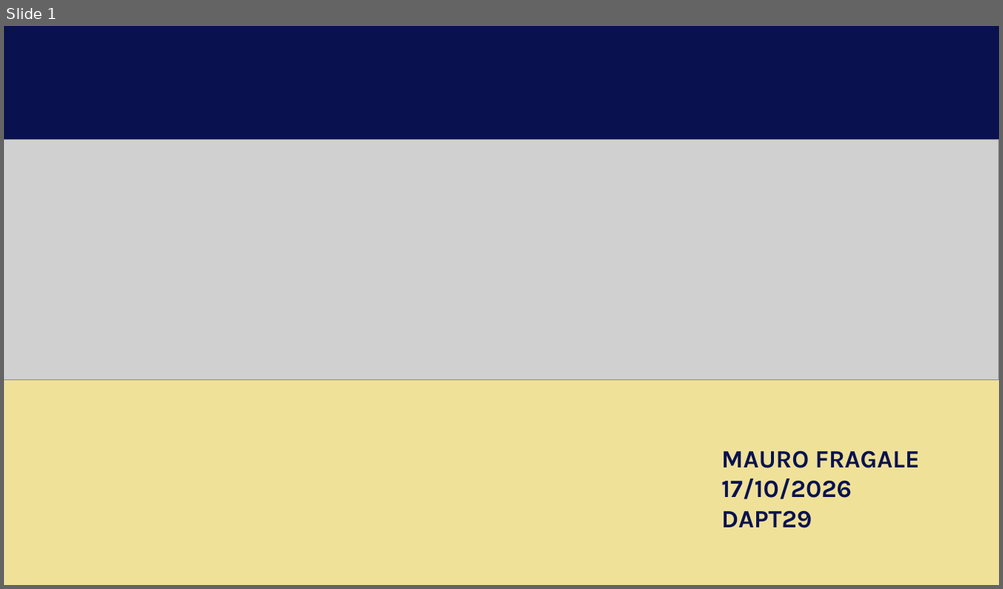
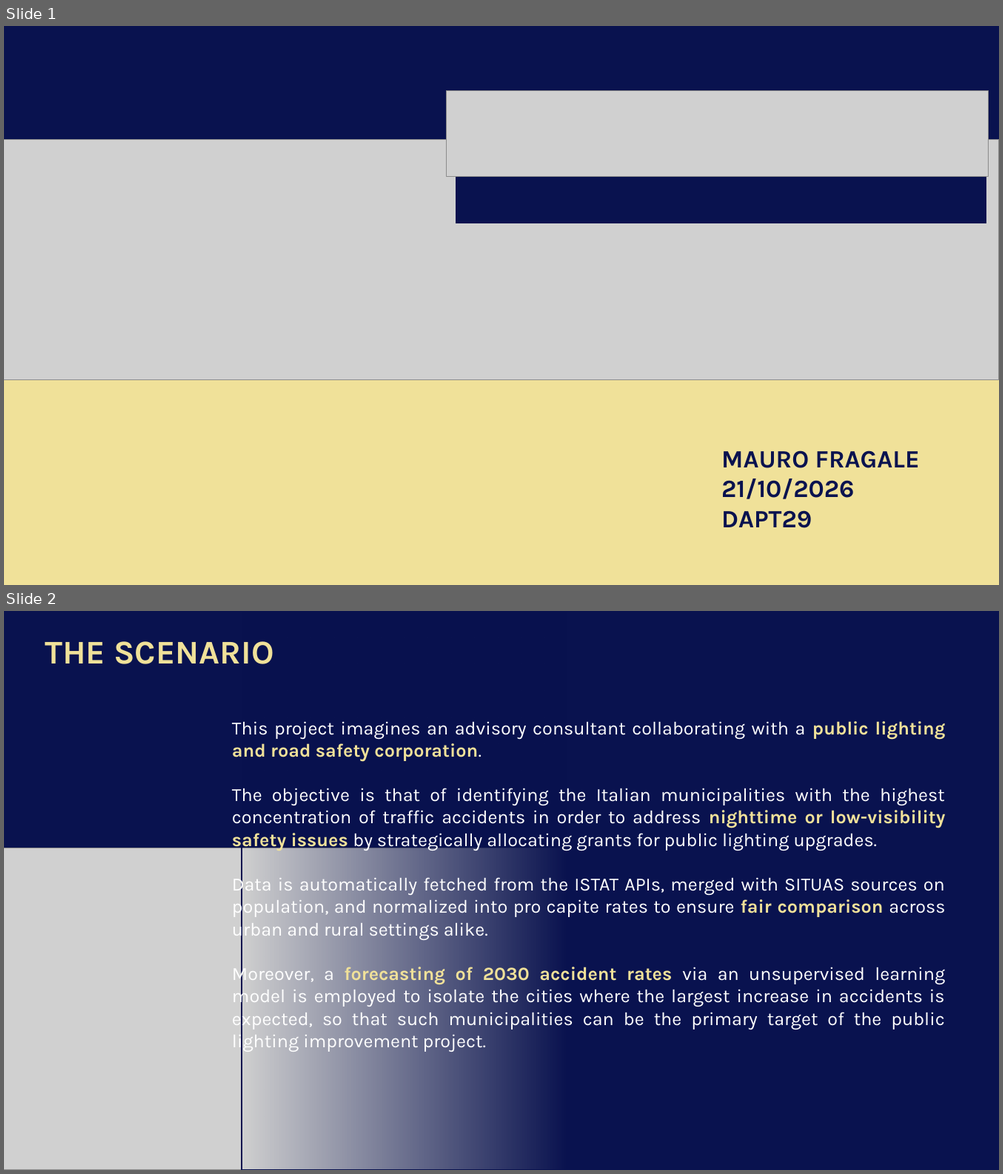
Before and after one commit to maurancino/final-project, a slide deck: presentation/Presentation.pptx. Shown one above the other, each under a label of ours: slide 1 before the commit, slides 1 and 2 after it. The pictures are 1003x589 and 1003x1174 pixels, drawn with LibreOffice and Linux fonts; fonts in the diff are those of the drawing; grey boxes stand for pictures. Boxes give left, top, right and bottom in pixels: in the first picture for what was removed or moved away, otherwise in the second. Text is boxed around its words. In the diff, an @@ line names an element or a change of style, - is before the commit and + after.

Commit message:
Finished PowerPoint presentation and project readme

```diff
--- a/presentation/Presentation.pptx
+++ b/presentation/Presentation.pptx
@@ slide 2 added at (4,611,999,1170), background #FFFFFF @@
@@ rectangle added at (4,611,999,1170), fill #09124F, outline #09124F 1.5 pt @@
@@ rectangle added at (242,611,568,1170), fill gradient #09124F, outline #09124F 1.5 pt @@
@@ text added at (45,641,273,664), 32 pt, text #F0E199, bold @@
+THE SCENARIO
@@ text added at (232,721,945,1030), 18 pt, text #FFFFFF @@
+This project imagines an advisory consultant collaborating with a public lighting and road safety corporation.
+The objective is that of identifying the Italian municipalities with the highest concentration of traffic accidents in order to address nighttime or low-visibility safety issues by strategically allocating grants for public lighting upgrades.
+Data is automatically fetched from the ISTAT APIs, merged with SITUAS sources on population, and normalized into pro capite rates to ensure fair comparison across urban and rural settings alike.
+Moreover, a forecasting of 2030 accident rates via an unsupervised learning model is employed to isolate the cities where the largest increase in accidents is expected, so that such municipalities can be the primary target of the public lighting improvement project.
@@ picture added at (4,849,568,1170) @@
@@ slide 1 changed as well @@
@@ picture added at (447,91,989,177) @@
@@ rectangle added at (457,157,986,223), fill #09124F, outline #09124F 1.5 pt @@
@@ text at (721,479,854,500): text changed @@
-17/10/2026
+21/10/2026
```
Also in this commit, not shown: 1 other slide changed, 2 other slides added, 3 slides removed, 1 other file.
